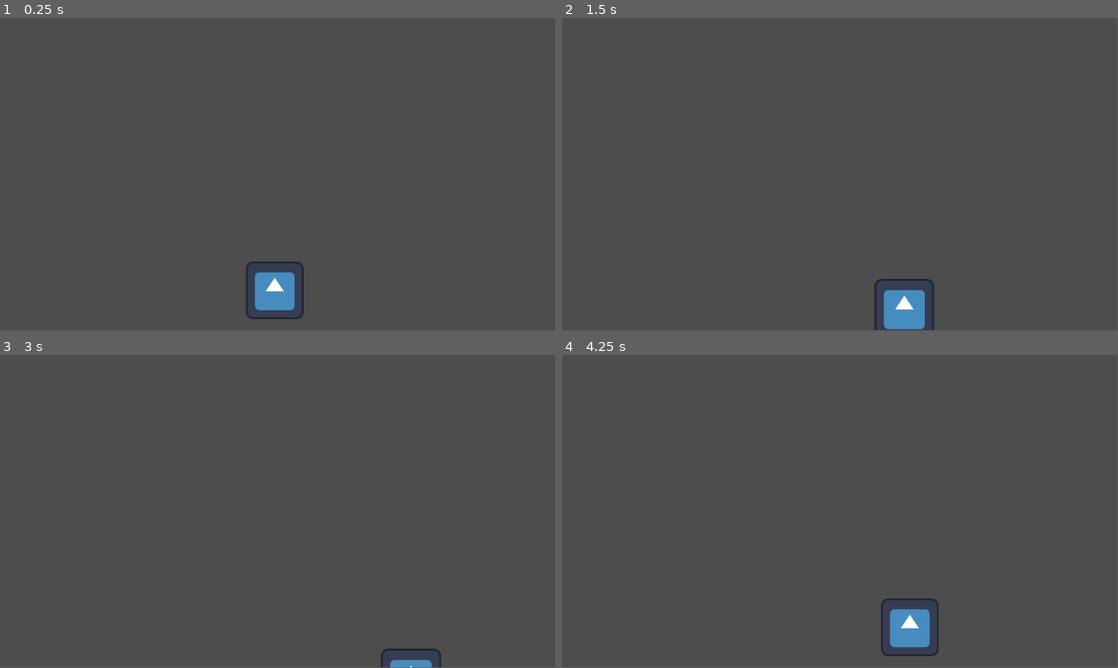
Above: before the commit, frames 1-4 (two rows, left to right).
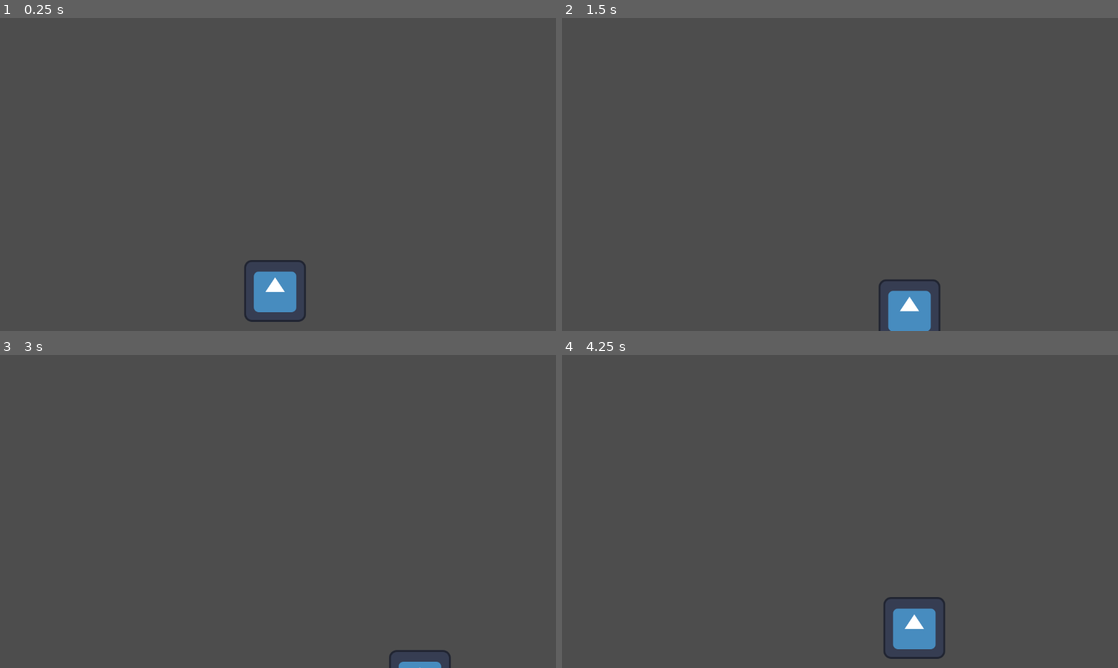
Above: after the commit, the same moments.

Repository: thorfinnking1/bully_revange
Game: Godot game, scene res://scenes/main.tscn
Same seed, same stepped clock (60 frames per second), same inputs: the game is played once before the commit and once after it. The engine's default icon, where the game draws it, is replaced by a stand-in: a white triangle on a blue panel in a dark square.
Inputs:
- Up to frame 1 (0.25 s): no input
- Up to frame 2 (1.5 s): tap Enter at 0.5 s; hold Right (ui_right) 0.53-1.28 s; hold Down (ui_down) from 1.28 s (still down)
- Up to frame 3 (3 s): release Down (ui_down) at 2.03 s; hold Right (ui_right) 2.03-2.78 s; tap Space at 2.75 s; hold Up (ui_up) from 2.78 s (still down)
- Up to frame 4 (4.25 s): release Up (ui_up) at 3.53 s; hold Left (ui_left) from 3.53 s (still down)
In our replay, the window is 799x449 before the commit and 800x450 after it. These sizes can differ from the game's own. Grey fills any space a smaller window leaves; there, only what the larger window draws over its background counts as a difference.

The runs differ from the first frame. In frame 1, 0.6% of the frame differs, in the area x 43-55%, y 77-98%; in frame 2, 0.7%; in frame 3, 0.3%; in frame 4, 0.8%, in the area x 57-69%, y 77-98%.

Commit message:
fuck everything

Diff:
--- a/bully-ravange/project.godot
+++ b/bully-ravange/project.godot
@@ -15,6 +15,11 @@
 config/features=PackedStringArray("4.4", "Forward Plus")
 config/icon="res://icon.svg"
 
+[display]
+
+window/size/mode=3
+window/stretch/mode="viewport"
+
 [file_customization]
 
 folder_colors={
--- a/bully-ravange/scripts/plr.gd
+++ b/bully-ravange/scripts/plr.gd
@@ -1,39 +1,19 @@
 extends CharacterBody2D
 
-@export var base_speed := 200.0  # Max speed when right on the line
-@export var point_on_line := Vector2(0, 648)
-@export var line_direction := Vector2(-1, 0)
-@export var max_distance := 1250.0  # At this distance, speed might be negative
+const SPEED =  200.0
 
-@export var min_scale := 0.3
-@export var max_scale := 1.0
 
-func _process(delta):
-	var to_player = position - point_on_line
-	var line_normal = Vector2(-line_direction.y, line_direction.x)
-	var distance = abs(to_player.dot(line_normal.normalized()))
 
-	# Visual size based on distance from the line
-	var scale_factor = clamp(1.0 - (distance / max_distance), min_scale, max_scale)
-	scale = Vector2(scale_factor, scale_factor)
+func _physics_process(delta: float) -> void:
 
-func _physics_process(delta):
-	var to_player = position - point_on_line
-	var line_normal = Vector2(-line_direction.y, line_direction.x)
-	var distance = abs(to_player.dot(line_normal.normalized()))
-
-	# Movement speed modifier based on distance from line
-	var speed_factor = 1.0 - (distance / max_distance)
-
-	# Optionally clamp to allow some limits, or allow negative for reverse
-	speed_factor = clamp(speed_factor, -1.0, 1.0)  # You can remove this if you want crazy speeds
-
-	var actual_speed = base_speed * speed_factor
-
-	var input_direction = Vector2(
-		Input.get_axis("ui_left", "ui_right"),
-		Input.get_axis("ui_up", "ui_down")
-	).normalized()
-
-	velocity = input_direction * actual_speed
+	var direction = Input.get_axis("ui_left", "ui_right")
+	if direction:
+		velocity.x = direction * SPEED
+	else:
+		velocity.x = move_toward(velocity.x, 0, SPEED)
+	var up_down = Input.get_axis("ui_up", "ui_down")
+	if up_down:
+		velocity.y = up_down * SPEED
+	else:
+		velocity.y = move_toward(velocity.y, 0, SPEED)
 	move_and_slide()
